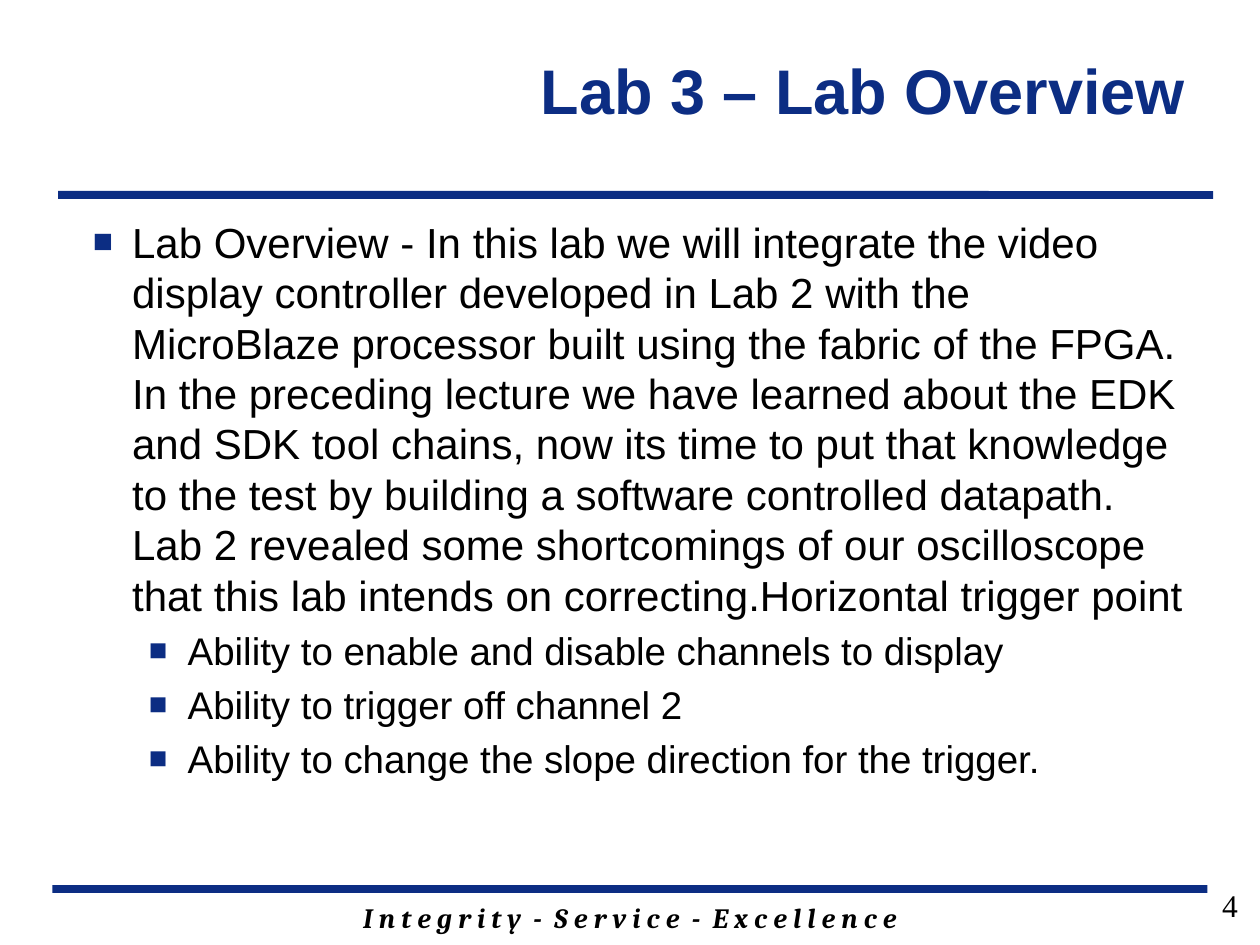
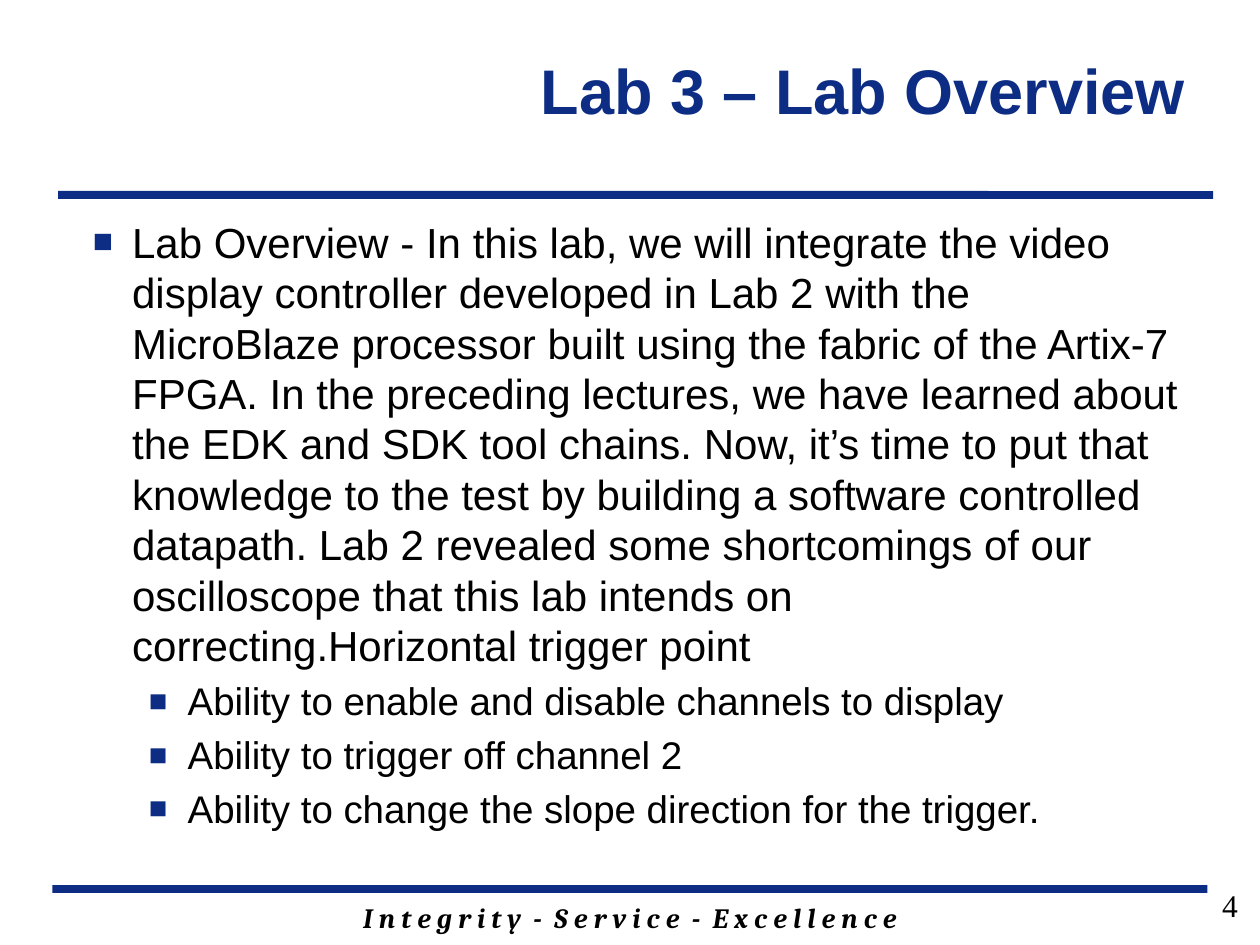
Before and after one commit to jfalkinburg/ECE383_web, a slide deck: slide 4 of lab/lab3/ECE_383_Lab3.pptx. Drawn at 1260x945 pixels with LibreOffice and Linux fonts; fonts in the diff are those of the drawing; background and template pictures are left out. Boxes give left, top, right and bottom in pixels: in the first picture for what was removed or moved away, otherwise in the second. Text is boxed around its words. In the diff, an @@ line names an element or a change of style, - is before the commit and + after.

```diff
--- a/lab/lab3/ECE_383_Lab3.pptx
+++ b/lab/lab3/ECE_383_Lab3.pptx
@@ text at (x1=132, y1=227, x2=1178, y2=669): text changed @@
-■ Lab Overview - In this lab we will integrate the video display controller developed in Lab 2 with the MicroBlaze processor built using the fabric of the FPGA. In the preceding lecture we have learned about the EDK and SDK tool chains, now its time to put that knowledge to the test by building a software controlled datapath. Lab 2 revealed some shortcomings of our oscilloscope that this lab intends on correcting.Horizontal trigger point
+■ Lab Overview - In this lab, we will integrate the video display controller developed in Lab 2 with the MicroBlaze processor built using the fabric of the Artix-7 FPGA. In the preceding lectures, we have learned about the EDK and SDK tool chains. Now, it’s time to put that knowledge to the test by building a software controlled datapath. Lab 2 revealed some shortcomings of our oscilloscope that this lab intends on correcting.Horizontal trigger point
```
Also in this commit, not shown: 1 other slide changed, 2 slides removed.
